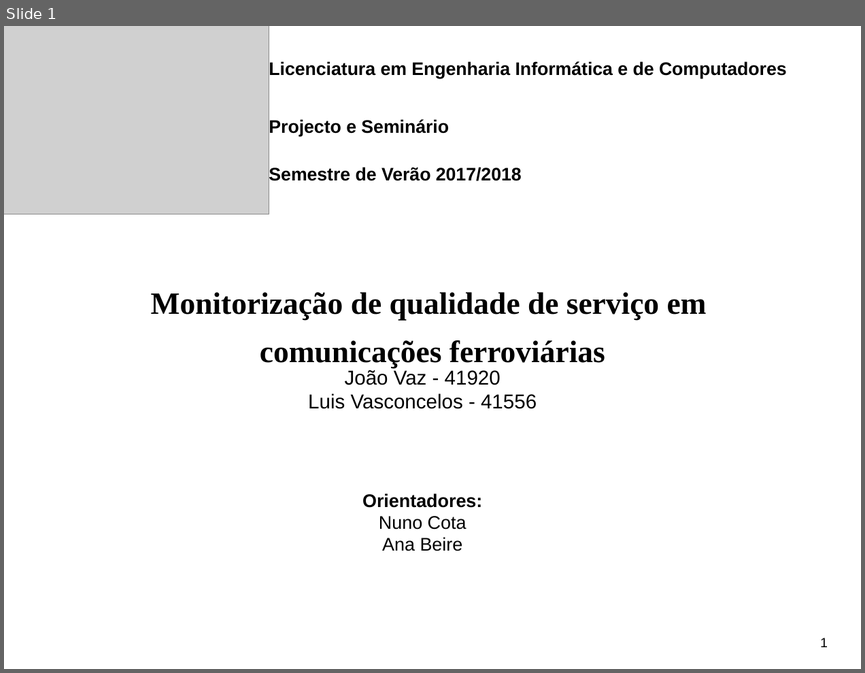
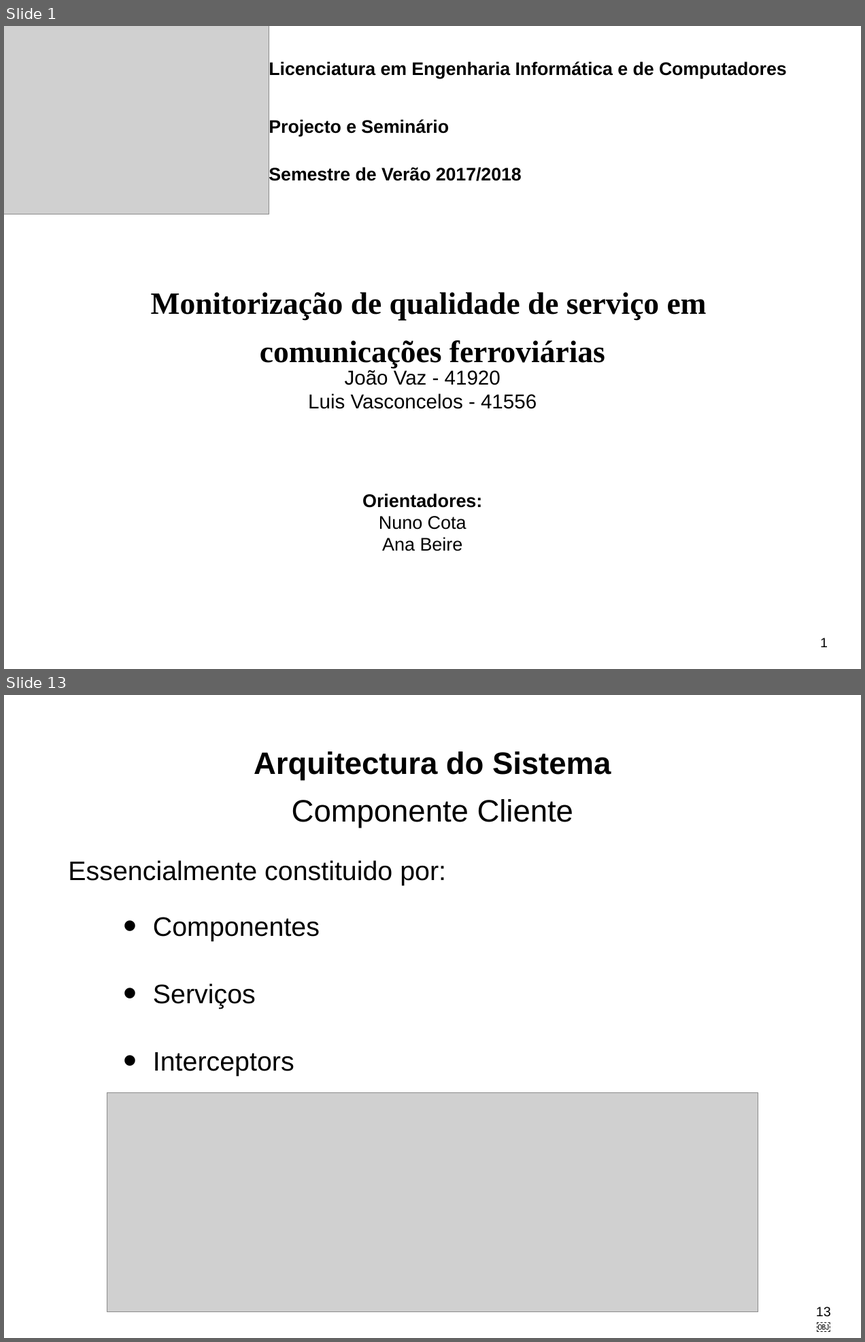
Before and after one commit to LikaV1996/ProjectoFinaldeCurso, a slide deck: AppFinalDeProjecto.pptx. Shown one above the other, each under a label of ours: slide 1 before the commit, slides 1 and 13 after it; the slides between them are not shown. The pictures are 865x673 and 865x1342 pixels, drawn with LibreOffice and Linux fonts; fonts in the diff are those of the drawing; grey boxes stand for pictures. Boxes give left, top, right and bottom in pixels: in the first picture for what was removed or moved away, otherwise in the second. Text is boxed around its words. In the diff, an @@ line names an element or a change of style, - is before the commit and + after.

```diff
--- a/AppFinalDeProjecto.pptx
+++ b/AppFinalDeProjecto.pptx
@@ slide 13 added at (4, 695, 861, 1338), background #FFFFFF @@
@@ title added at (254, 751, 611, 828), 37 pt, text #000000, bold @@
+Arquitectura do Sistema
+Componente Cliente
@@ text added at (68, 860, 446, 885), 32 pt, text #000000 @@
+Essencialmente constituido por:
@@ text added at (153, 917, 320, 1076), 32 pt, text #000000 @@
+• Componentes
+• Serviços
+• Interceptors
@@ picture added at (107, 1093, 758, 1312) @@
@@ page number added at (816, 1306, 831, 1317), 16 pt, text #000000 @@
+13￼
```
Also in this commit, not shown: 7 slides changed, 8 other slides added, 4 slides removed, 4 other files.
